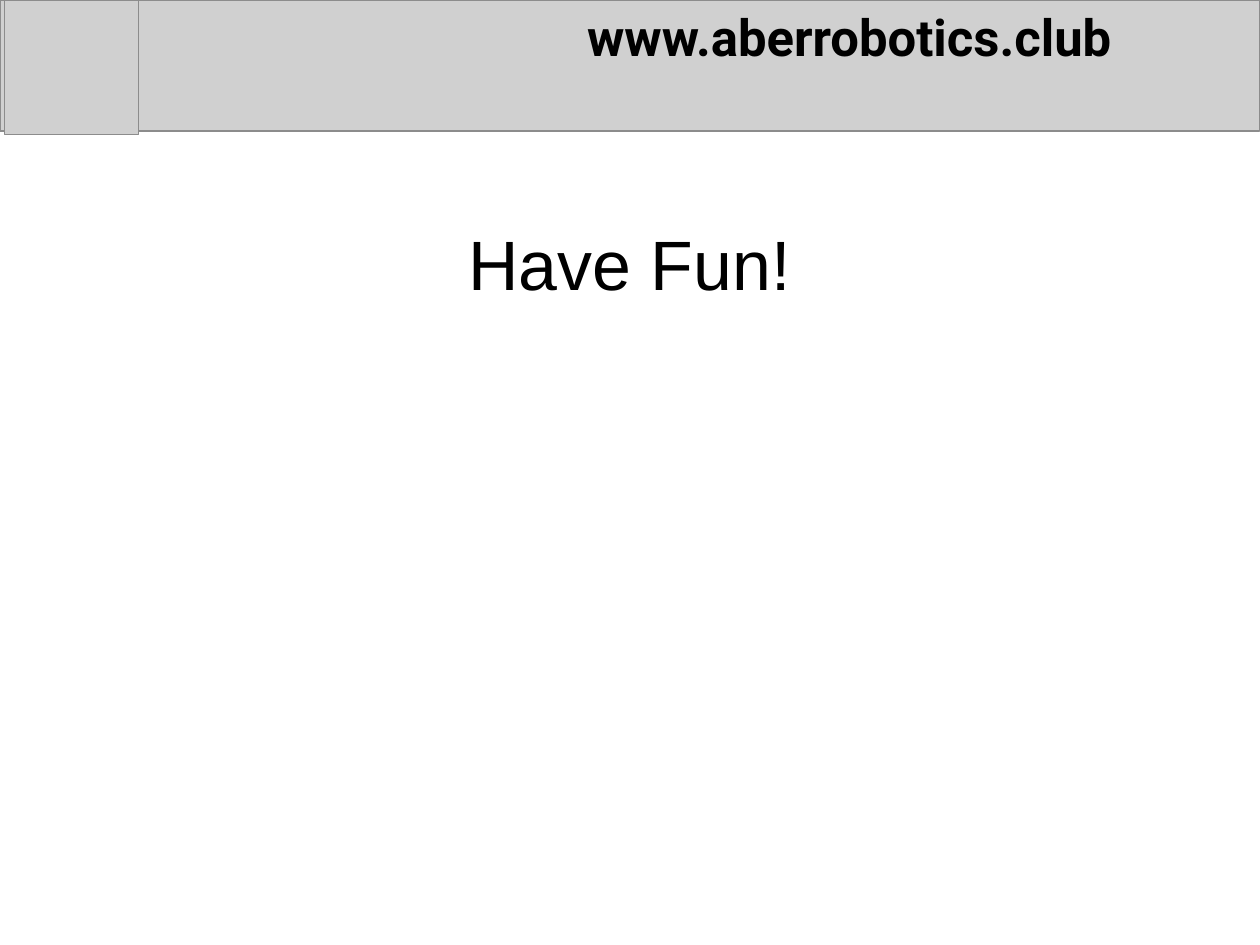
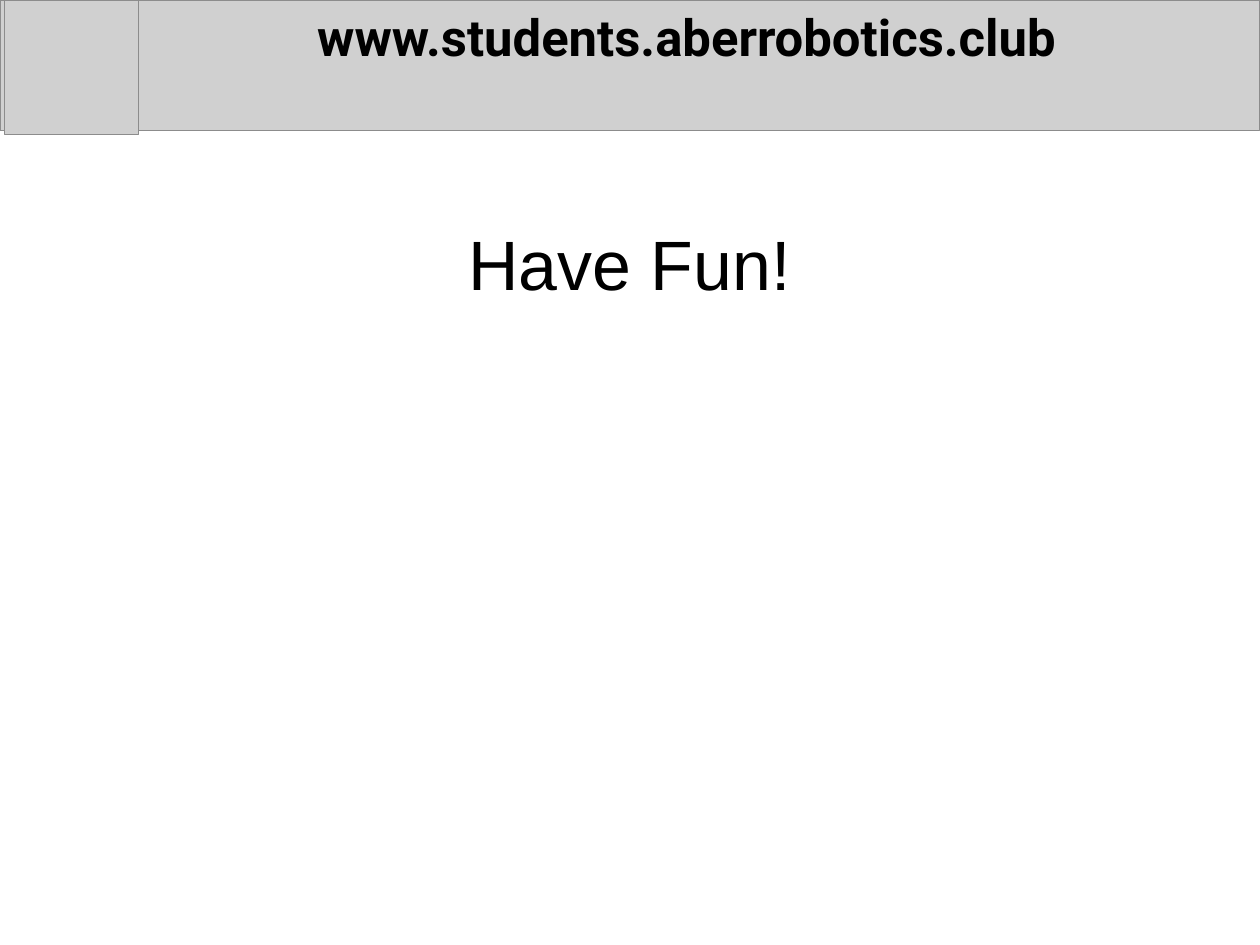
Before and after one commit to arcub/arcub.github.io, a slide deck: slide 10 of news/2018-02-07.pptx (slide 6 before the commit). Drawn at 1260x945 pixels with LibreOffice and Linux fonts; fonts in the diff are those of the drawing; grey boxes stand for pictures. Boxes give left, top, right and bottom in pixels: in the first picture for what was removed or moved away, otherwise in the second. Text is boxed around its words. In the diff, an @@ line names an element or a change of style, - is before the commit and + after.

```diff
--- a/news/2018-02-07.pptx
+++ b/news/2018-02-07.pptx
@@ text at (317,18,1055,57): text changed @@
-www.aberrobotics.club
+www.students.aberrobotics.club
```
Also in this commit, not shown: 5 other slides changed, 4 slides added.
